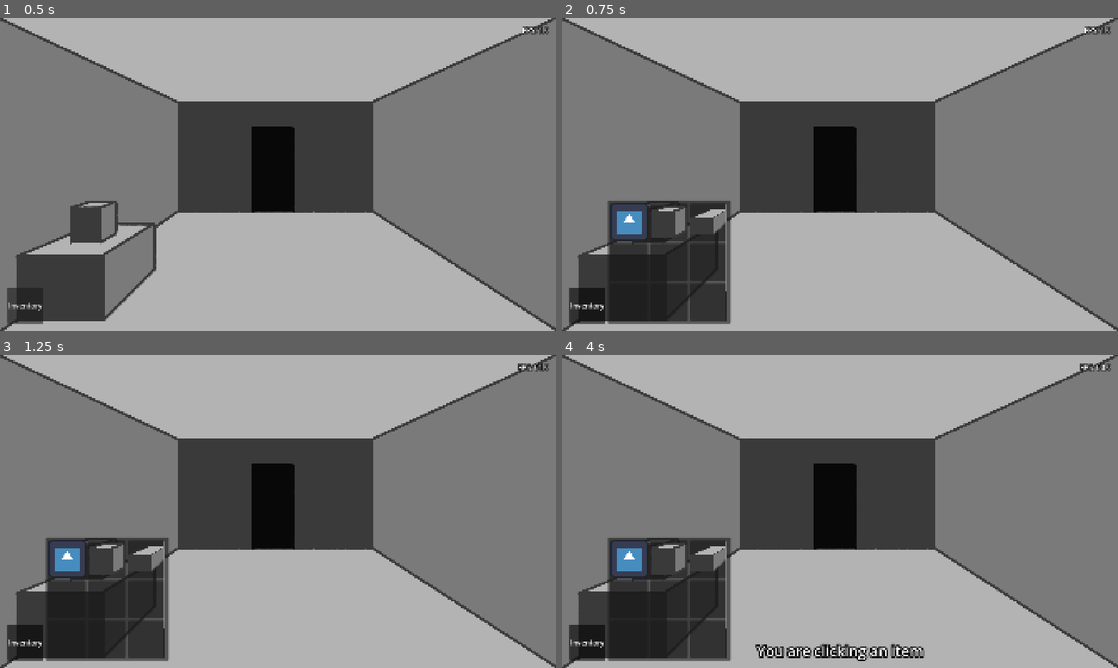
Above: before the commit, frames 1-4 (two rows, left to right).
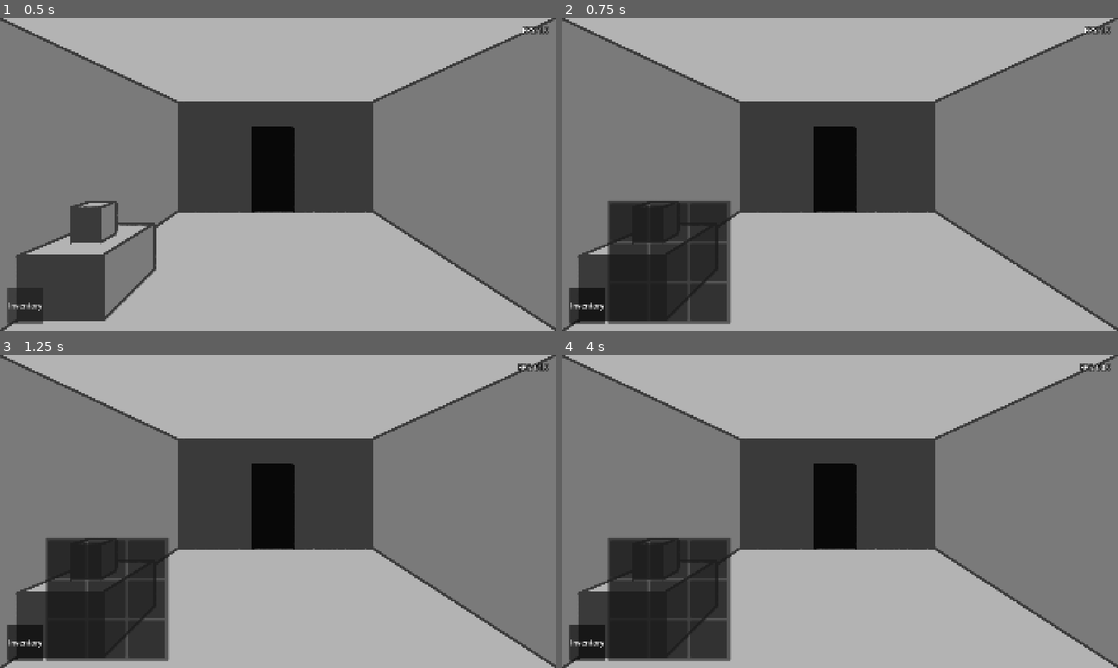
Above: after the commit, the same moments.

Repository: AEther-Frisko/point-n-click-game
Game: Godot game, scene res://shared/scenes/main.tscn
Two runs of this game, one before a commit and one after it. Both use one fixed random seed, a clock stepped at 60 frames per second and the inputs below. The engine's default icon, where the game draws it, is replaced by a stand-in: a white triangle on a blue panel in a dark square.
Inputs (mouse positions are in pixels of both pictures, inside the frame that each line leads up to):
- Up to frame 1 (0.5 s): no input
- Up to frame 2 (0.75 s): click "Inventory" at 0.5 s
- Up to frame 3 (1.25 s): no input
- Up to frame 4 (4 s): click "Inventory" at 1.25 s; click "Inventory" at 2 s; tap Enter at 2.75 s; move the mouse to (645, 608) at 2.77 s; press the mouse at (645, 608) at 2.78 s; tap Space at 3.5 s; move the mouse to (656, 558) at 3.52 s; release the mouse at (656, 558) at 3.53 s; click (656, 558) at 3.6 s

Frame 1 is identical in both runs. In frame 2, 1.4% of the frame differs, in the area x 9-30%, y 59-88%; in frame 3, 1.4%; in frame 4, 2.4%, in the area x 9-66%, y 59-98%.

Commit message:
added ability to pick up items held by props

Diff:
--- a/entities/items/item.gd
+++ b/entities/items/item.gd
@@ -15,7 +15,7 @@
 @export var item_data: ItemData
 
 func _ready() -> void:
-	super._ready()
+	add_to_group("interactables")
 	add_to_group("items")
 
 	if not texture_rect:
@@ -25,9 +25,6 @@
 		item_data = ItemData.new()
 	item_data.texture_changed.connect(update_texture)
 	update_texture()
-
-	# doesn't need it, I think?
-	clickable_area.queue_free()
 
 	area_container.mouse_entered.connect(_on_hover_start)
 	area_container.mouse_exited.connect(_on_hover_end)
--- a/entities/props/prop.gd
+++ b/entities/props/prop.gd
@@ -41,4 +41,8 @@
 
 ## Triggered when the [Prop] is clicked.
 func _on_clicked() -> void:
-	clicked.emit(prop_data.description)
+	if prop_data.held_item:
+		clicked.emit(prop_data.held_item)
+		prop_data.held_item = null
+	else:
+		clicked.emit(prop_data.description)
--- a/entities/props/prop_data.gd
+++ b/entities/props/prop_data.gd
@@ -15,5 +15,6 @@
 	set(new_texture):
 		texture = new_texture
 		texture_changed.emit()
-	get():
-		return texture
+
+## The data of the [Item] held by this object, if there is one.
+@export var held_item: ItemData
--- a/entities/rooms/room.tscn
+++ b/entities/rooms/room.tscn
@@ -4,6 +4,7 @@
 [ext_resource type="PackedScene" uid="uid://q57c5k076cra" path="res://entities/props/prop.tscn" id="1_gfcs5"]
 [ext_resource type="Script" uid="uid://dvdndyww02s8t" path="res://entities/props/prop_data.gd" id="3_3rrti"]
 [ext_resource type="Texture2D" uid="uid://boau6tul4tt8g" path="res://entities/props/test_prop_1.png" id="4_wv86s"]
+[ext_resource type="Script" uid="uid://bjarm57wje3pb" path="res://entities/items/item_data.gd" id="5_ic8iu"]
 [ext_resource type="Texture2D" uid="uid://d0udqwdrdcoru" path="res://entities/props/test_prop_2.png" id="5_wv86s"]
 [ext_resource type="Script" uid="uid://dapxy6n44rykv" path="res://entities/doors/door.gd" id="6_pl5rr"]
 [ext_resource type="Script" uid="uid://g6sjksb4ootf" path="res://systems/interaction/clickable_area.gd" id="7_bwubf"]
@@ -14,10 +15,16 @@
 texture = ExtResource("4_wv86s")
 metadata/_custom_type_script = "uid://dvdndyww02s8t"
 
+[sub_resource type="Resource" id="Resource_q3wsx"]
+script = ExtResource("5_ic8iu")
+texture = ExtResource("5_wv86s")
+metadata/_custom_type_script = "uid://bjarm57wje3pb"
+
 [sub_resource type="Resource" id="Resource_bwubf"]
 script = ExtResource("3_3rrti")
 description = "Grey cube..."
 texture = ExtResource("5_wv86s")
+held_item = SubResource("Resource_q3wsx")
 metadata/_custom_type_script = "uid://dvdndyww02s8t"
 
 [sub_resource type="RectangleShape2D" id="RectangleShape2D_bwubf"]
--- a/shared/scenes/main.tscn
+++ b/shared/scenes/main.tscn
@@ -3,30 +3,6 @@
 [ext_resource type="Script" uid="uid://c3w4jva14www2" path="res://systems/ui/gui.gd" id="1_1nha7"]
 [ext_resource type="Script" uid="uid://bbsi6eaaa5bob" path="res://systems/interaction/interaction_manager.gd" id="1_n4xtn"]
 [ext_resource type="PackedScene" uid="uid://2lb4kqnd5vrx" path="res://systems/inventory/inventory.tscn" id="3_n4xtn"]
-[ext_resource type="Script" uid="uid://bjarm57wje3pb" path="res://entities/items/item_data.gd" id="4_wf3vo"]
-[ext_resource type="Texture2D" uid="uid://ck65xypecjrwo" path="res://icon.svg" id="5_fbahk"]
-[ext_resource type="Texture2D" uid="uid://d0udqwdrdcoru" path="res://entities/props/test_prop_2.png" id="6_07545"]
-[ext_resource type="Texture2D" uid="uid://boau6tul4tt8g" path="res://entities/props/test_prop_1.png" id="7_vi2sy"]
-
-[sub_resource type="Resource" id="Resource_755s0"]
-script = ExtResource("4_wf3vo")
-texture = ExtResource("5_fbahk")
-metadata/_custom_type_script = "uid://bjarm57wje3pb"
-
-[sub_resource type="Resource" id="Resource_n6b4t"]
-script = ExtResource("4_wf3vo")
-texture = ExtResource("6_07545")
-metadata/_custom_type_script = "uid://bjarm57wje3pb"
-
-[sub_resource type="Resource" id="Resource_s5l67"]
-script = ExtResource("4_wf3vo")
-texture = ExtResource("7_vi2sy")
-metadata/_custom_type_script = "uid://bjarm57wje3pb"
-
-[sub_resource type="Resource" id="Resource_wf3vo"]
-script = ExtResource("4_wf3vo")
-texture = ExtResource("5_fbahk")
-metadata/_custom_type_script = "uid://bjarm57wje3pb"
 
 [node name="Main" type="Node" unique_id=1543907092]
 
@@ -76,7 +52,6 @@
 [node name="Inventory" parent="GUI/MarginContainer" unique_id=599938922 instance=ExtResource("3_n4xtn")]
 unique_name_in_owner = true
 layout_mode = 2
-items = Array[ExtResource("4_wf3vo")]([SubResource("Resource_755s0"), SubResource("Resource_n6b4t"), SubResource("Resource_s5l67"), null, null, null, null, null, null, SubResource("Resource_wf3vo")])
 
 [node name="ScreenFade" type="ColorRect" parent="GUI" unique_id=1620118203]
 modulate = Color(1, 1, 1, 0)
--- a/systems/interaction/interaction_manager.gd
+++ b/systems/interaction/interaction_manager.gd
@@ -6,12 +6,12 @@
 ## what kind of [Interactable] is being hovered over.
 
 ## All [Interactable]s in the scene.
-@onready var interactables := get_tree().get_nodes_in_group("interactables")
+@onready var interactables : Array[Node]
 
 ## The parent of all GUI ([Control]) elements.
 @onready var gui := %GUI
 
-## The parent of all elements in the world ([Node2d]).
+## The parent of all elements in the world ([Node2D]).
 @onready var world := %World
 
 ## Currently loaded room scene.
@@ -30,25 +30,28 @@
 
 func _ready() -> void:
 	load_room("room")
+	get_tree().current_scene.ready.connect(_on_scene_ready)
 
-func _process(_delta: float) -> void:
-	# check if all interactables in scene are accounted for
-	var current_interactables = get_tree().get_nodes_in_group("interactables")
-	if current_interactables != interactables:
-		update_interactables(current_interactables)
+func _on_scene_ready() -> void:
+	update_interactables()
+
+## Cleans an array of any invalid data types (i.e. freed items), and
+## returns the cleaned array.
+func clean_array(dirty_array: Array[Node]) -> Array[Node]:
+	var cleaned_array : Array[Node]
+	for item in dirty_array:
+		if is_instance_valid(item):
+			cleaned_array.append(item)
+	return cleaned_array
 
 ## Ensures any new [Interactable]s are added to [member interactables],
 ## and ones that no longer exist are removed.
-func update_interactables(new_interactables: Array[Node]) -> void:
-	# check for [Interactable]s that no longer exist
-	for interactable in interactables:
-		if not new_interactables.has(interactable):
-			remove_interactable(interactable)
-
+func update_interactables() -> void:
+	interactables.clear()
 	# check for new [Interactable]s
+	var new_interactables = get_tree().get_nodes_in_group("interactables")
 	for interactable in new_interactables:
-		if not interactables.has(interactable):
-			add_interactable(interactable)
+		add_interactable(interactable)
 
 ## Adds a new [Interactable] to [member interactables] and connects its signals.
 func add_interactable(interactable: Node) -> void:
@@ -89,6 +92,7 @@
 	Input.set_custom_mouse_cursor(cursors[new_cursor])
 
 ## Sets the mouse cursor based on the speciied [Node]'s type/group.
+# TODO: Improve this? It feels very hacky.
 func set_cursor_by_type(area: Node) -> void:
 	# special cases
 	match area.get_class():
@@ -99,7 +103,10 @@
 
 	var groups := area.get_groups()
 	if groups.has("props"):
-		set_cursor("Look")
+		if area.prop_data.held_item:
+			set_cursor("Use")
+		else:
+			set_cursor("Look")
 	elif groups.has("doors"):
 		set_cursor("Walk")
 	elif groups.has("items"):
@@ -129,11 +136,19 @@
 	var new_room = load(room_path)
 	if new_room:
 		current_room = new_room.instantiate()
+		current_room.ready.connect(_on_scene_ready)
 		world.add_child(current_room)
 
-## Signals to the [member gui] to display the clicked [Prop]'s description to the screen.
-func _on_prop_clicked(desc: String) -> void:
-	gui.display_description(desc)
+## If the [Prop] has an item, that item is picked up. Otherwise,
+## the [Item]'s description is displayed.
+func _on_prop_clicked(input) -> void:
+	if input is String:
+		gui.display_description(input)
+	elif input is ItemData:
+		gui.add_item(input)
+		set_cursor("Look")
+		await gui.item_added
+		update_interactables()
 
 ## Initiates a room transition according to the clicked [Door]'s destination.
 func _on_door_clicked(destination: String) -> void:
--- a/systems/inventory/inventory.gd
+++ b/systems/inventory/inventory.gd
@@ -13,10 +13,13 @@
 @onready var button: Button = $Button
 
 ## All [Item]s currently in the inventory.
-@export var items: Array[ItemData]
+@export var item_list: Array[ItemData]
 
 ## All [ItemSlot]s currently in the inventory.
-var slots: Array[ItemSlot]
+var slot_list: Array[ItemSlot]
+
+## Minimum no. of [ItemSlots] to be displayed.
+var base_slot_num := 9
 
 ## Base [ItemSlot] [PackedScene] to instantiate.
 var item_slot := preload("res://systems/inventory/item_slot.tscn")
@@ -31,8 +34,9 @@
 	add_to_group("interactables")
 	toggle_inventory()
 
-	for item in items:
-		add_slot(item)
+	# makes sure inventory is at least the size of [member base_slot_num], but
+	# still includes all items
+	update_inventory()
 
 	inventory_display.mouse_entered.connect(_on_mouse_entered.bind(inventory_display))
 	inventory_display.mouse_exited.connect(_on_mouse_exited.bind(inventory_display))
@@ -42,7 +46,7 @@
 ## Adds a new [ItemSlot] to the inventory.
 func add_slot(item: ItemData = null) -> void:
 	var slot_instance = item_slot.instantiate()
-	slots.append(slot_instance)
+	slot_list.append(slot_instance)
 	inventory_grid.add_child(slot_instance)
 
 	slot_instance.mouse_entered.connect(_on_mouse_entered.bind(slot_instance))
@@ -53,8 +57,28 @@
 
 ## Removes an [ItemSlot] from the inventory.
 func remove_slot(slot: ItemSlot) -> void:
-	slots.erase(slot)
+	slot_list.erase(slot)
 	slot.queue_free()
+
+## Removes all [ItemSlot]s from the inventory.
+func clear_slots() -> void:
+	for slot_index in slot_list.size():
+		slot_list[slot_index].queue_free()
+	slot_list.clear()
+
+## Adds a new [ItemData] to the [member item_list], and updates the inventory to match.
+func add_item(item: ItemData) -> void:
+	item_list.append(item)
+	update_inventory()
+
+## Re-draws [ItemSlot]s to ensure all [ItemData] is correct.
+func update_inventory() -> void:
+	clear_slots()
+	for item_index in max(base_slot_num, item_list.size()):
+		if item_list.size() > item_index:
+			add_slot(item_list[item_index])
+		else:
+			add_slot()
 
 ## Hides/displays the inventory display panel, by default based on [member button]'s state.
 func toggle_inventory(visibility := button.button_pressed) -> void:
--- a/systems/ui/gui.gd
+++ b/systems/ui/gui.gd
@@ -20,6 +20,9 @@
 
 ## Emitted when a tween finishes on a [CanvasItem].
 signal tween_finished(node: CanvasItem)
+
+## Emitted when a new [Item] is added to the attached inventory.
+signal item_added()
 
 func _ready() -> void:
 	# text display is invisible until needed
@@ -78,3 +81,22 @@
 	var tweened_node = await tween_finished
 	if tweened_node != node:
 		await verify_tweened_node(node)
+
+func add_item(item: ItemData) -> void:
+	# create an item preview that enters the player's inventory
+	var item_preview = TextureRect.new()
+	item_preview.position = get_viewport().get_mouse_position()
+	item_preview.modulate = Color(1,1,1,0.5) # semi-transparent
+	item_preview.texture = item.texture
+	item_preview.expand_mode = TextureRect.EXPAND_FIT_WIDTH_PROPORTIONAL
+	item_preview.size = Vector2(64,64)
+	self.add_child(item_preview)
+
+	#tween animation to make preview move into inventory and then disappear
+	var tween = get_tree().create_tween()
+	tween.tween_property(item_preview, "position", inventory.button.position + (inventory.button.size / 2), 0.5)
+	await tween.finished
+	item_preview.queue_free()
+
+	inventory.add_item(item)
+	item_added.emit()
